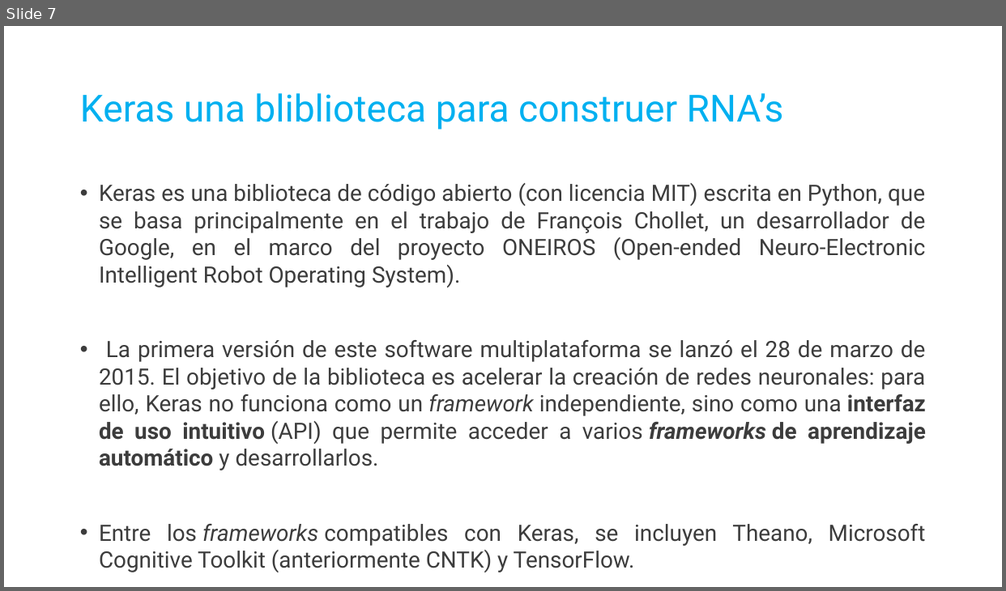
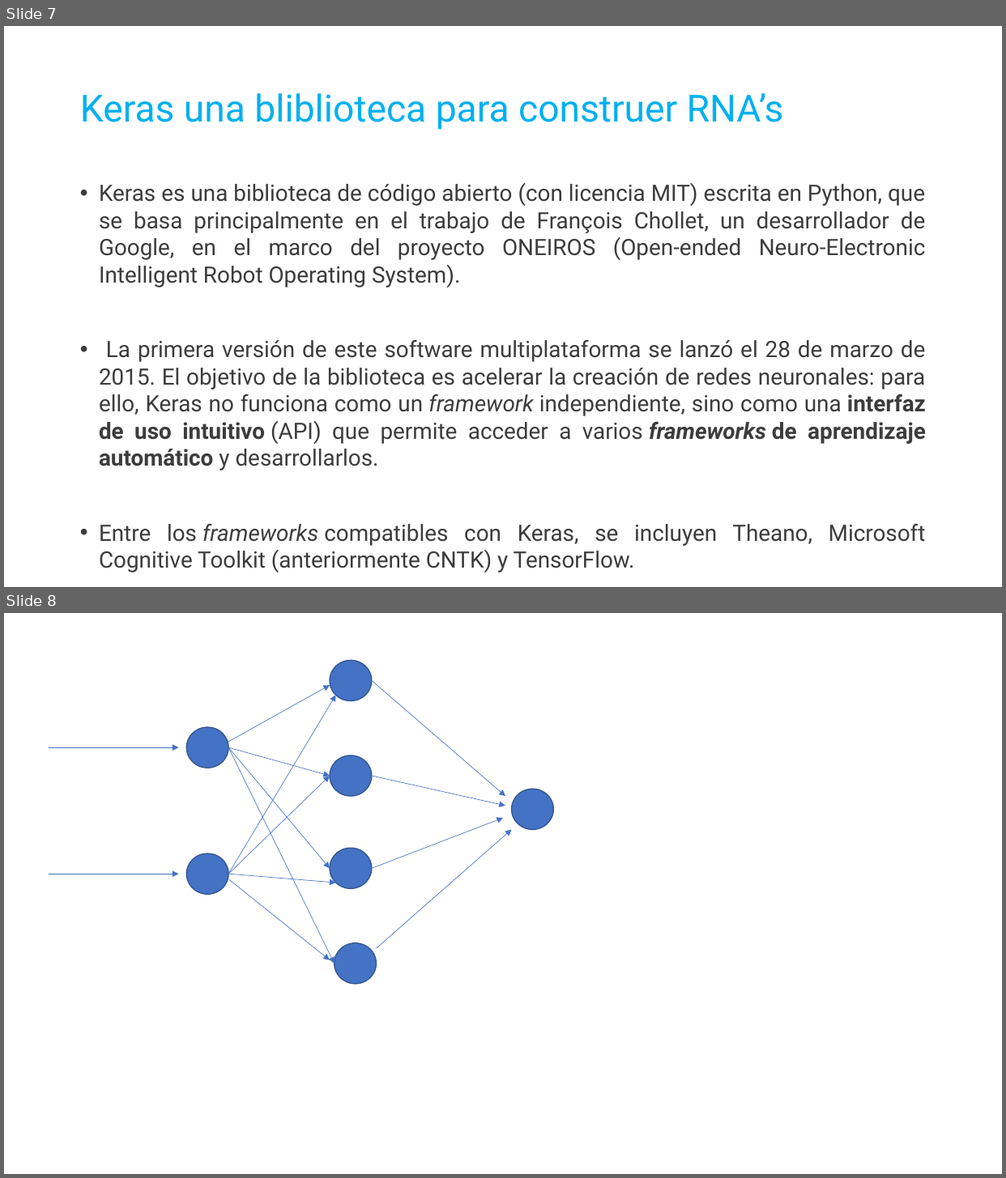
Before and after one commit to sightes/RNA-UBO, a slide deck: redes neuronales 3.pptx. Shown one above the other, each under a label of ours: slide 7 before the commit, slides 7 and 8 after it. The pictures are 1006x591 and 1006x1178 pixels, drawn with LibreOffice and Linux fonts; fonts in the diff are those of the drawing. Boxes give left, top, right and bottom in pixels: in the first picture for what was removed or moved away, otherwise in the second. Text is boxed around its words. In the diff, an @@ line names an element or a change of style, - is before the commit and + after.

```diff
--- a/redes neuronales 3.pptx
+++ b/redes neuronales 3.pptx
@@ slide 8 added at [4,613,1002,1174], background #FFFFFF @@
@@ ellipse added at [330,660,372,700], fill #4472C4, outline #325491 1 pt @@
@@ arrow added from (228, 742) to (330, 685), #4472C4 0.5 pt @@
@@ arrow added from (372, 680) to (505, 796), #4472C4 0.5 pt @@
@@ arrow added from (228, 875) to (335, 696), #4472C4 0.5 pt @@
@@ ellipse added at [187,727,228,768], fill #4472C4, outline #325491 1 pt @@
@@ arrow added from (49, 747) to (178, 747), #4472C4 0.5 pt @@
@@ arrow added from (228, 747) to (330, 776), #4472C4 0.5 pt @@
@@ arrow added from (228, 747) to (330, 868), #4472C4 0.5 pt @@
@@ arrow added from (228, 747) to (334, 964), #4472C4 0.5 pt @@
@@ ellipse added at [330,756,372,796], fill #4472C4, outline #325491 1 pt @@
@@ arrow added from (228, 875) to (330, 776), #4472C4 0.5 pt @@
@@ arrow added from (372, 776) to (505, 806), #4472C4 0.5 pt @@
@@ ellipse added at [512,789,553,829], fill #4472C4, outline #325491 1 pt @@
@@ arrow added from (372, 868) to (503, 818), #4472C4 0.5 pt @@
@@ arrow added from (376, 948) to (512, 829), #4472C4 0.5 pt @@
@@ ellipse added at [187,854,228,894], fill #4472C4, outline #325491 1 pt @@
@@ ellipse added at [330,848,372,888], fill #4472C4, outline #325491 1 pt @@
@@ arrow added from (49, 875) to (178, 875), #4472C4 0.5 pt @@
@@ arrow added from (228, 875) to (335, 883), #4472C4 0.5 pt @@
@@ arrow added from (229, 880) to (330, 960), #4472C4 0.5 pt @@
@@ ellipse added at [334,943,376,983], fill #4472C4, outline #325491 1 pt @@
```
Also in this commit, not shown: 1 other slide added, 1 other file.
